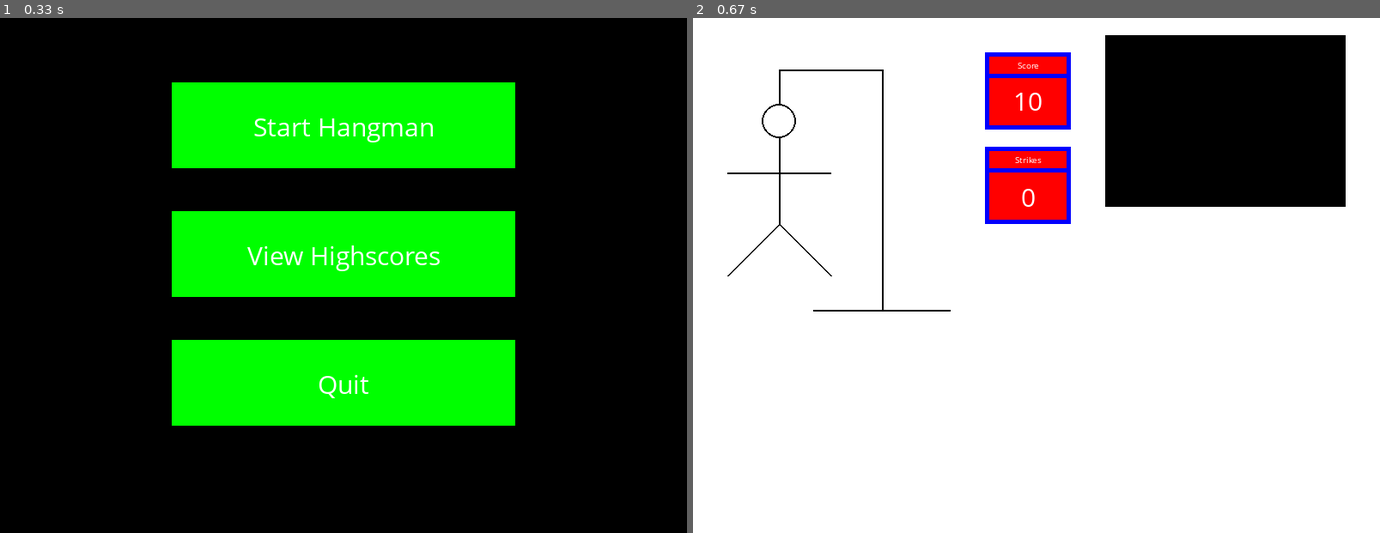
Above: before the commit, frames 1-2 (left to right).
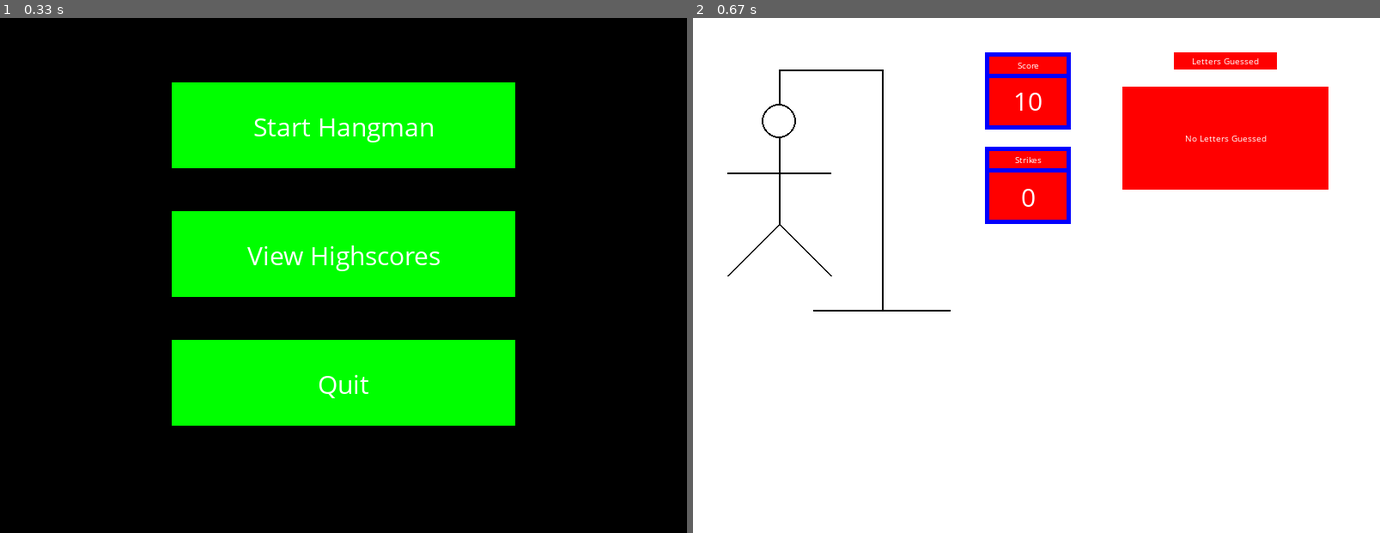
Above: after the commit, the same moments.

Repository: teenageknight/Python-Beginner-Projects
Game: pygame game, started from Hangman Game Stuff/Hangman Game Using PyGame/hangman.py
The game is run twice, just before and just after one commit, with the same random seed, the same clock (stepped at 60 frames per second) and the same inputs.
Inputs:
- Up to frame 1 (0.33 s): no input
- Up to frame 2 (0.67 s): click "Start Hangman" at 0.38 s

Frame 1 is identical in both runs. In frame 2, 12% of the frame differs, in the area x 60-95%, y 3-37%.

Commit message:
added in letters guessed menu

Diff:
--- a/Hangman Game Stuff/Hangman Game Using PyGame/hangman.py
+++ b/Hangman Game Stuff/Hangman Game Using PyGame/hangman.py
@@ -352,9 +352,26 @@
         pygame.Surface.blit(self.infoSurface, strikeText, (70 - strikeText.get_width() // 2, 187.5 - strikeText.get_height() // 2))
 
     def updateLetterGuessed(self,guesses):
-        pass
+        self.lettersGuessedSurface.fill(white)
+
+        lettersGuessedTitle = pygame.draw.rect(self.lettersGuessedSurface,red,[80,20,120,20])
+        lettersGuessedTitleText = pygame.font.Font.render(self.fontSmall,'Letters Guessed', 1, white)
+
+        pygame.Surface.blit(self.lettersGuessedSurface, lettersGuessedTitleText, (140 - lettersGuessedTitleText.get_width() // 2, 30 - lettersGuessedTitleText.get_height() // 2))
+
+        lettersGuessedBox = pygame.draw.rect(self.lettersGuessedSurface,red,[20,60,240,120])
+        if len(guesses) == 0:
+            lettersGuessed = pygame.font.Font.render(self.fontSmall,'No Letters Guessed', 1, white)
+            pygame.Surface.blit(self.lettersGuessedSurface, lettersGuessed, (140 - lettersGuessed.get_width() // 2, 120 - lettersGuessed.get_height() // 2))
+        elif len(guesses) > 0:
+            lettersGuessed = pygame.font.Font.render(self.fontSmall,'{0}'.format(guesses), 1, white)
+            pygame.Surface.blit(self.lettersGuessedSurface, lettersGuessed, (140 - lettersGuessed.get_width() // 2, 120 - lettersGuessed.get_height() // 2))
+
+
+
 
     def playGame(self):
+        # https://stackoverflow.com/questions/46390231/how-to-create-a-text-input-box-with-pygame
         file_name = self.getWordFile()
         chosen_word, word_len = self.chooseWord(file_name)
 
